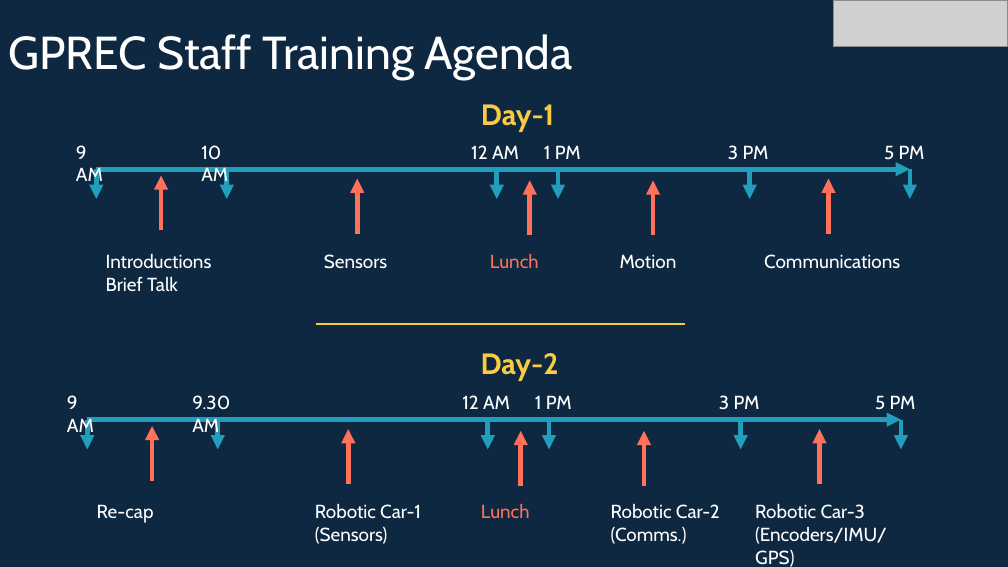
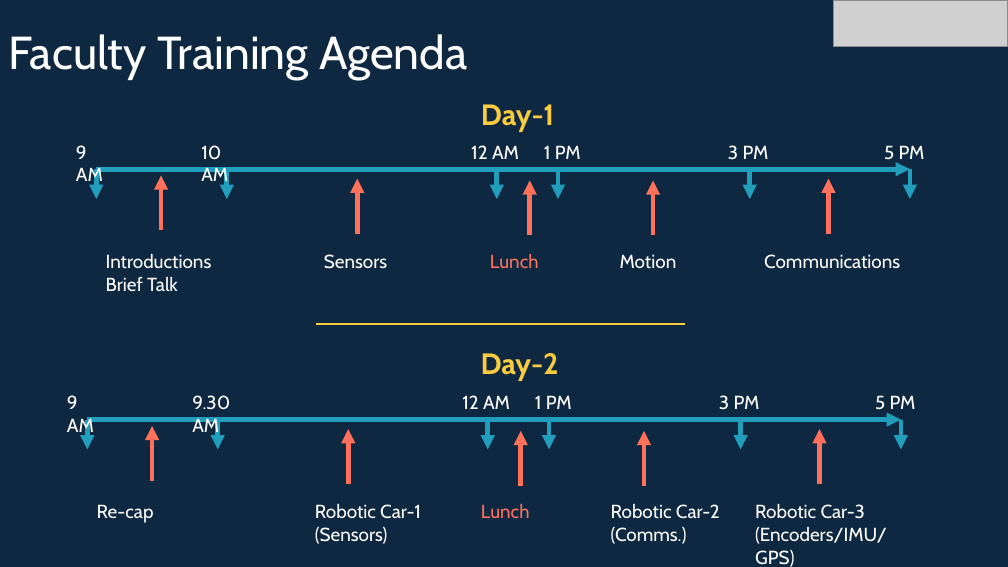
Before and after one commit to info-zas/Training, a slide deck: slide 2 of GPREC/GPRC_TrainingSchedule_V2.pptx (slide 4 before the commit). Drawn at 1008x567 pixels with LibreOffice and Linux fonts; fonts in the diff are those of the drawing; grey boxes stand for pictures. Boxes give left, top, right and bottom in pixels: in the first picture for what was removed or moved away, otherwise in the second. Text is boxed around its words. In the diff, an @@ line names an element or a change of style, - is before the commit and + after.

```diff
--- a/GPREC/GPRC_TrainingSchedule_V2.pptx
+++ b/GPREC/GPRC_TrainingSchedule_V2.pptx
@@ title at (x1=8, y1=34, x2=467, y2=80): text changed @@
-GPREC Staff Training Agenda
+Faculty Training Agenda
```
Also in this commit, not shown: 2 other slides changed, 5 slides added, 6 slides removed, 1 other file.
